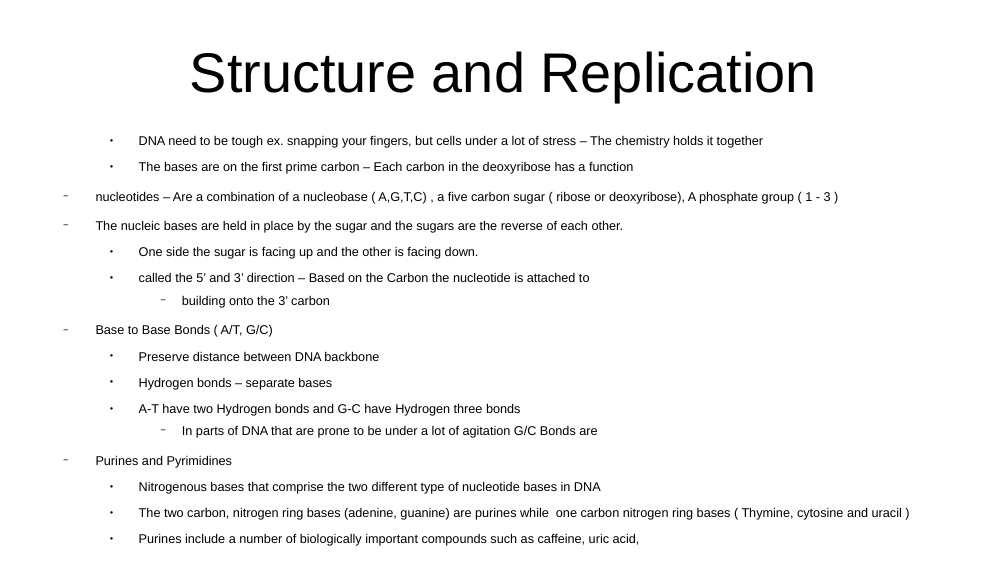
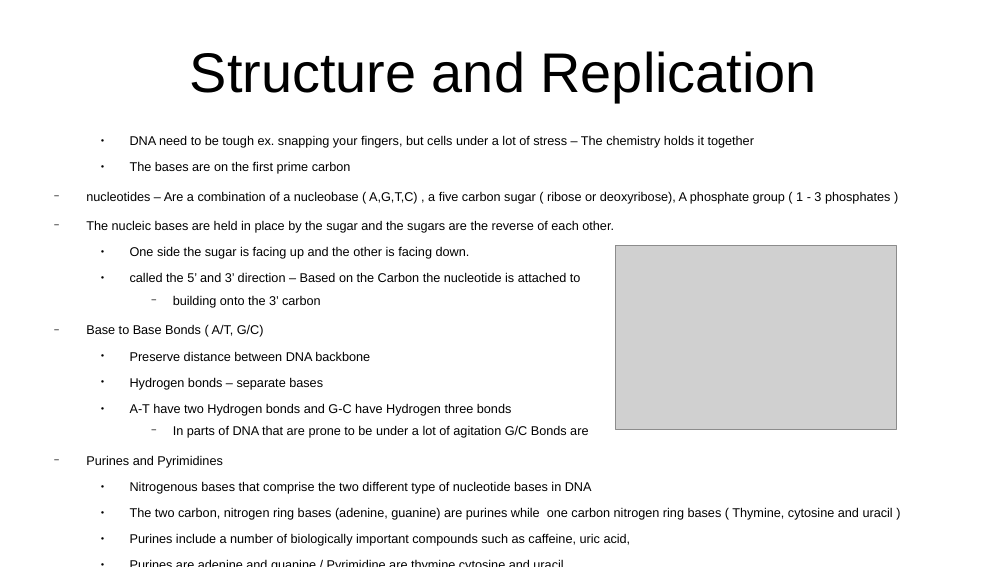
Before and after one commit to CharlesStockman/notesFromCourses, a slide deck: slide 8 of bioinformatics/CS-3000 – Bioinformatics.odp (slide 9 before the commit). Drawn at 1008x567 pixels with LibreOffice and Linux fonts; fonts in the diff are those of the drawing; grey boxes stand for pictures. Boxes give left, top, right and bottom in pixels: in the first picture for what was removed or moved away, otherwise in the second. Text is boxed around its words. In the diff, an @@ line names an element or a change of style, - is before the commit and + after.

```diff
--- a/bioinformatics/CS-3000 – Bioinformatics.odp
+++ b/bioinformatics/CS-3000 – Bioinformatics.odp
@@ text at (86,135,893,546): paragraph added @@
+    ● Purines are adenine and guanine / Pyrimidine are thymine cytosine and uracil
@@ text "DNA need to be tough ...": place and size @@
-text "DNA need to be tough ..." at (96,135,902,546)
+text "DNA need to be tough ..." at (86,135,893,546)
@@ text at (86,161,891,204): text changed @@
-    ● The bases are on the first prime carbon – Each carbon in the deoxyribose has a function
-  − nucleotides – Are a combination of a nucleobase ( A,G,T,C) , a five carbon sugar ( ribose or deoxyribose), A phosphate group ( 1 - 3 )
+    ● The bases are on the first prime carbon
+  − nucleotides – Are a combination of a nucleobase ( A,G,T,C) , a five carbon sugar ( ribose or deoxyribose), A phosphate group ( 1 - 3 phosphates )
@@ picture added at (617,245,896,430) @@
```
Also in this commit, not shown: 4 other slides changed, 2 slides added, 1 slide removed, 15 other files.
